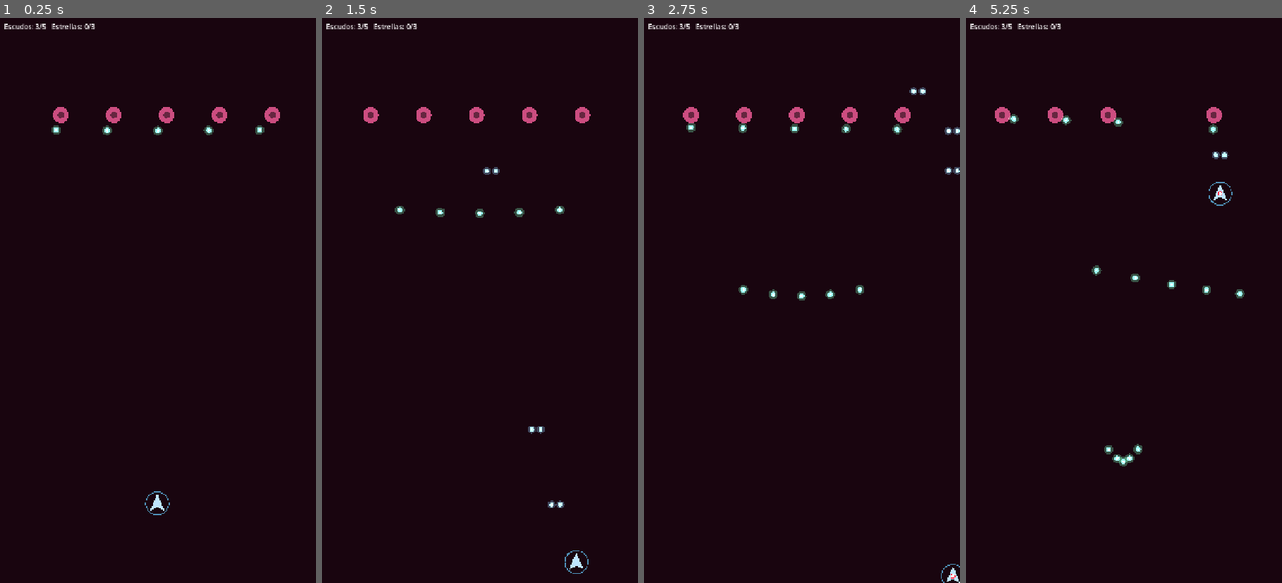
Above: before the commit, frames 1-4 (left to right).
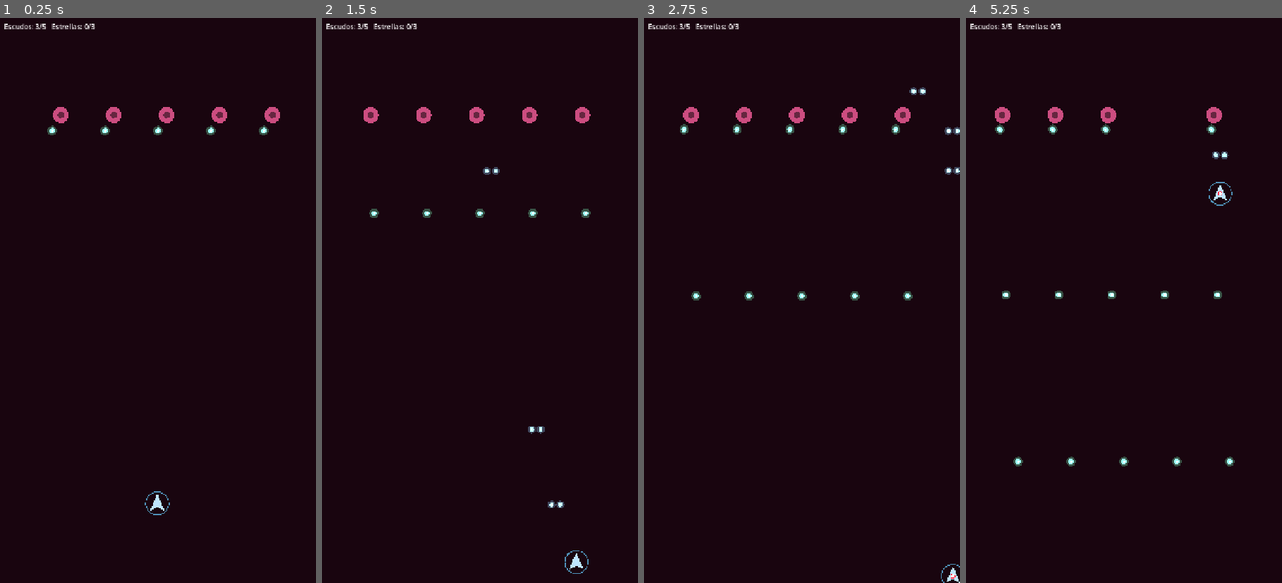
Above: after the commit, the same moments.

Repository: mark2141/cellularwars
Game: Godot game, scene res://scenes/main/main.tscn
The game is run twice, just before and just after one commit, with the same random seed, the same clock (stepped at 60 frames per second) and the same inputs.
Inputs (mouse positions are in pixels of both pictures, inside the frame that each line leads up to):
- Up to frame 1 (0.25 s): no input
- Up to frame 2 (1.5 s): move the mouse to (549, 272) at 0.52 s; hold Right (move_right) 0.53-1.25 s; hold Shift (focus) 0.53-1.25 s; click (549, 272) at 0.67 s; drag from (416, 328) to (536, 503) at 1.27 s
- Up to frame 3 (2.75 s): move the mouse to (833, 176) at 2.02 s; hold Right (move_right) from 2.03 s (still down); hold Shift (focus) from 2.03 s (still down)
- Up to frame 4 (5.25 s): release Right (move_right) at 2.75 s; release Shift (focus) at 2.75 s; drag from (1108, 413) to (1013, 114) at 2.77 s; move the mouse to (1218, 385) at 3.52 s; hold Left (move_left) 3.53-4.25 s; hold Shift (focus) 3.53-4.25 s; drag from (1029, 215) to (1124, 114) at 4.27 s; move the mouse to (1139, 300) at 5.02 s; hold Down (move_down) from 5.03 s (still down); hold Shift (focus) from 5.03 s (still down); click (1139, 300) at 5.17 s

The runs differ from the first frame. In frame 1, 0.2% of the frame differs, in the area x 14-86%, y 19-21%; in frame 2, 0.3%; in frame 3, 0.6%; in frame 4, 1.0%, in the area x 9-89%, y 17-80%.

Commit message:
Hace rectos los disparos del nivel 1 y registra las decisiones confirmadas
Co-Authored-By: Claude Fable 5.2 <noreply@anthropic.com>
Claude-Session: https://claude.ai/code/session_01AXcMzje3NUiAFTqrS41fwi

Diff:
--- a/resources/patterns/bacteriofago_regular.tres
+++ b/resources/patterns/bacteriofago_regular.tres
@@ -6,4 +6,3 @@
 script = ExtResource("1")
 interval = 2.5
 speed = 150.0
-aimed = true
Not shown, changed: CLAUDE.md
